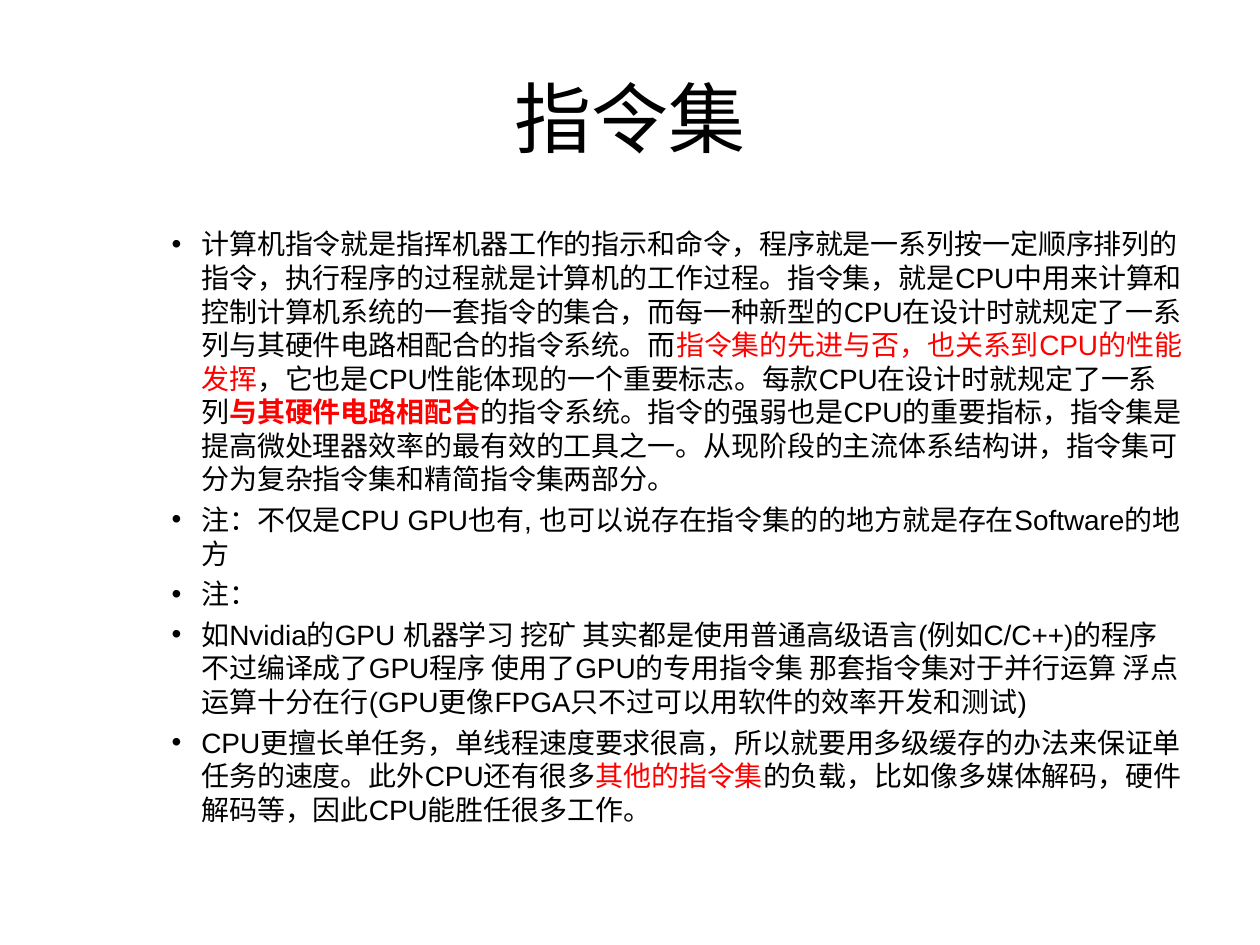
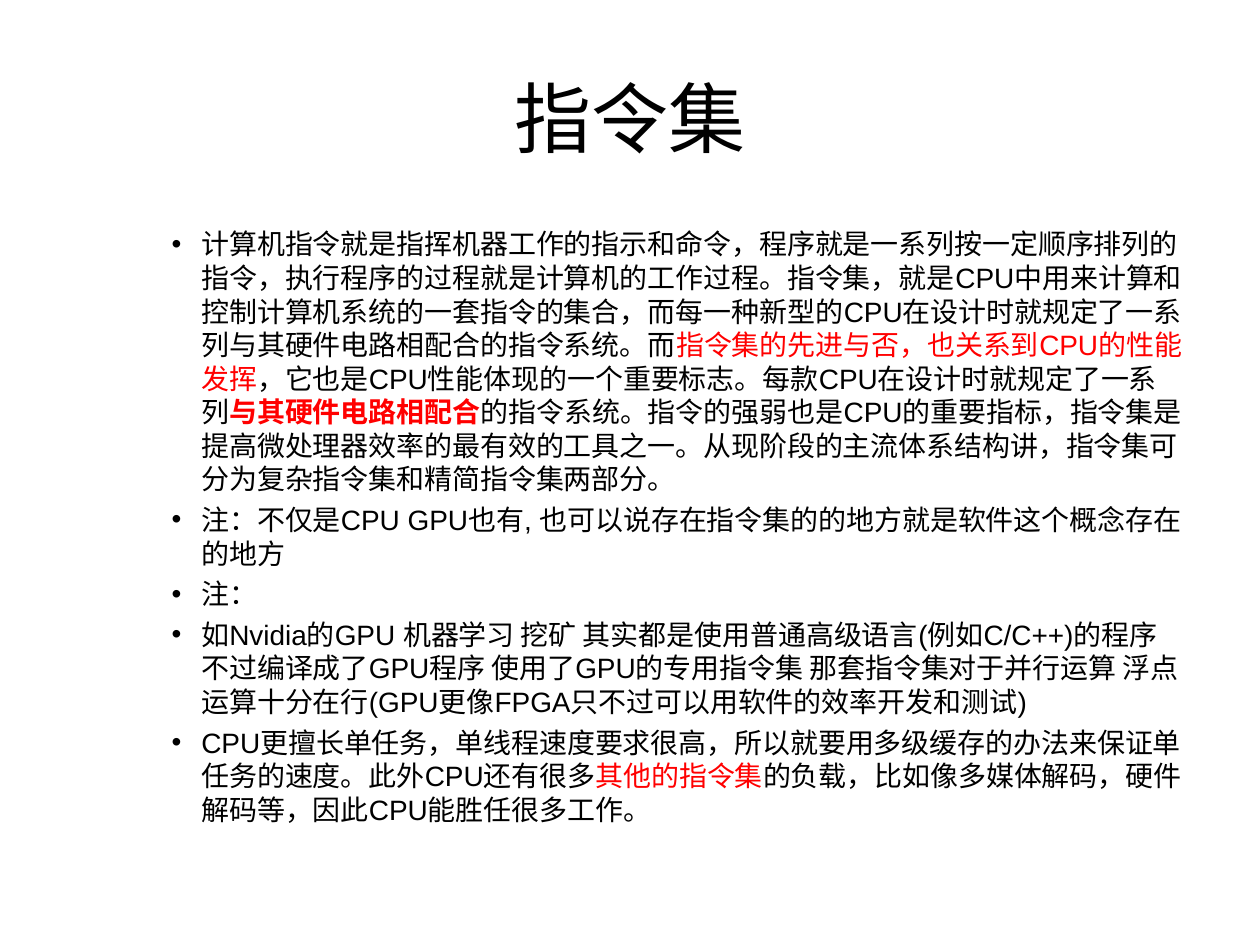
Before and after one commit to KuzuryuYaichi/Speach, a slide deck: slide 5 of 讲课/jk.ppt. Drawn at 1260x945 pixels with LibreOffice and Linux fonts; fonts in the diff are those of the drawing. Boxes give left, top, right and bottom in pixels: in the first picture for what was removed or moved away, otherwise in the second. Text is boxed around its words. In the diff, an @@ line names an element or a change of style, - is before the commit and + after.

```diff
--- a/讲课/jk.ppt
+++ b/讲课/jk.ppt
@@ text at [201, 506, 1182, 566]: text changed @@
-    • 注：不仅是CPU GPU也有, 也可以说存在指令集的的地方就是存在Software的地方
+    • 注：不仅是CPU GPU也有, 也可以说存在指令集的的地方就是软件这个概念存在的地方
```
Also in this commit, not shown: 3 other slides changed, 19 slides added, 2 slides removed, 3 other files.
